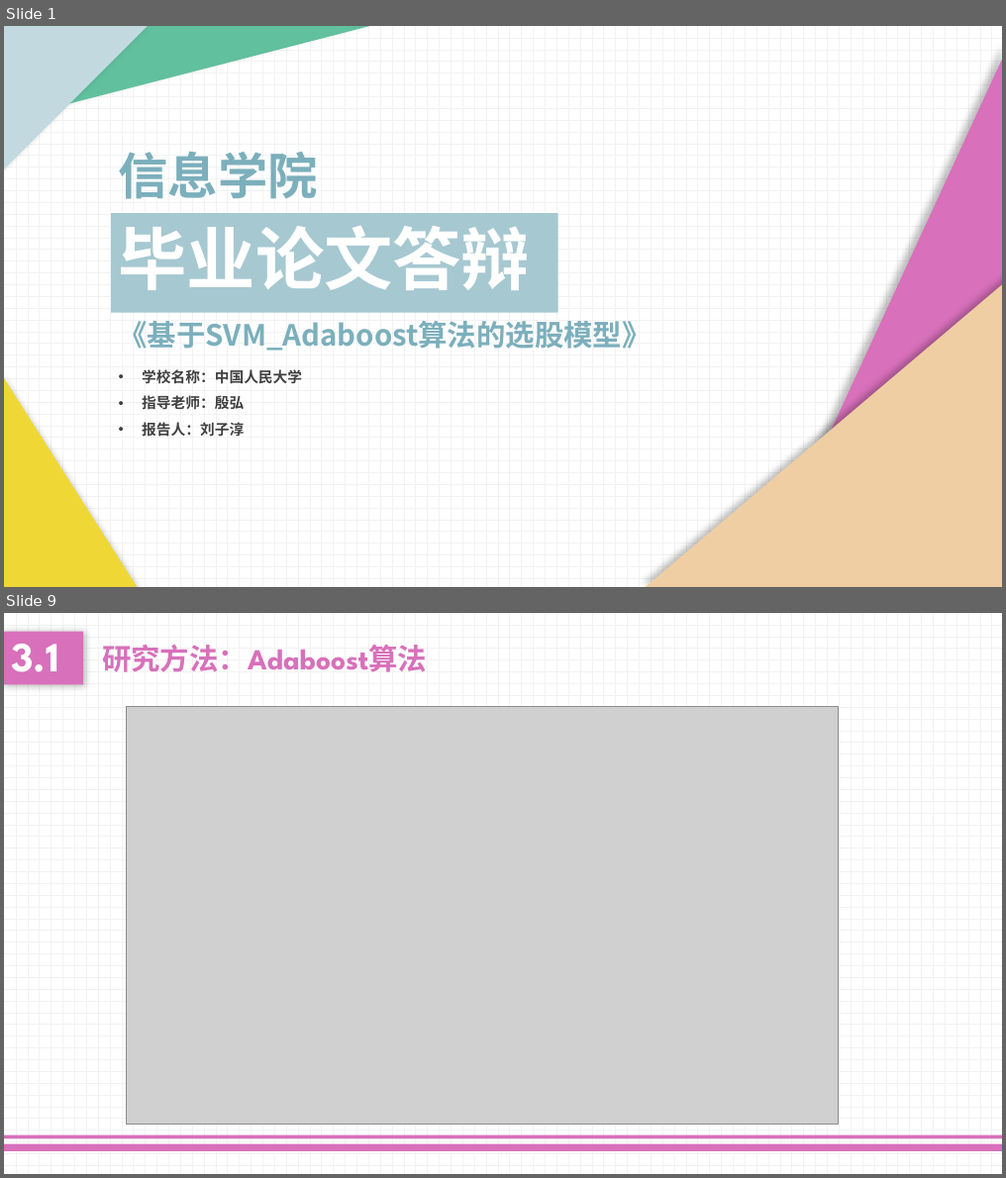
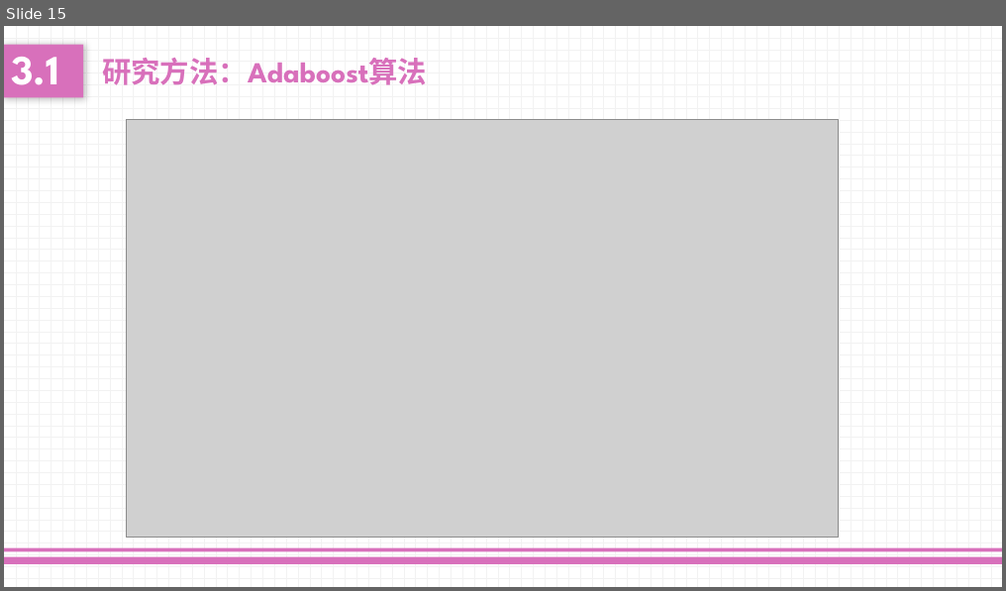
Before and after one commit to lloydliu717/MidtermProject, a slide deck: Presentation.pptx. Shown one above the other, each under a label of ours: slides 1 and 9 before the commit, slide 15 after it; the slides between them are not shown. The pictures are 1006x1178 and 1006x591 pixels, drawn with LibreOffice and Linux fonts; fonts in the diff are those of the drawing; grey boxes stand for pictures. Boxes give left, top, right and bottom in pixels: in the first picture for what was removed or moved away, otherwise in the second. Text is boxed around its words. In the diff, an @@ line names an element or a change of style, - is before the commit and + after.

```diff
--- a/Presentation.pptx
+++ b/Presentation.pptx
@@ slide 1 removed at <box>4,26,1002,587</box>, background pattern #F2F2F2 on #FFFFFF @@
@@ right triangle removed at <box>4,26,369,121</box> @@
@@ right triangle removed at <box>4,26,148,170</box> @@
@@ right triangle removed at <box>759,60,1002,587</box> @@
@@ text removed at <box>119,152,319,199</box> @@
-信息学院
@@ text removed at <box>111,213,558,313</box> @@
-毕业论文答辩
@@ right triangle removed at <box>646,285,1002,587</box> @@
@@ text removed at <box>119,321,651,351</box> @@
-《基于SVM_Adaboost算法的选股模型》
@@ right triangle removed at <box>4,378,138,587</box> @@
@@ text removed at <box>142,370,302,437</box> @@
-• 学校名称：中国人民大学
-• 指导老师：殷弘
-• 报告人：刘子淳
@@ what was slide 9 is now slide 15 @@
```
Also in this commit, not shown: 2 slides changed, 12 slides added, 5 other slides removed.
